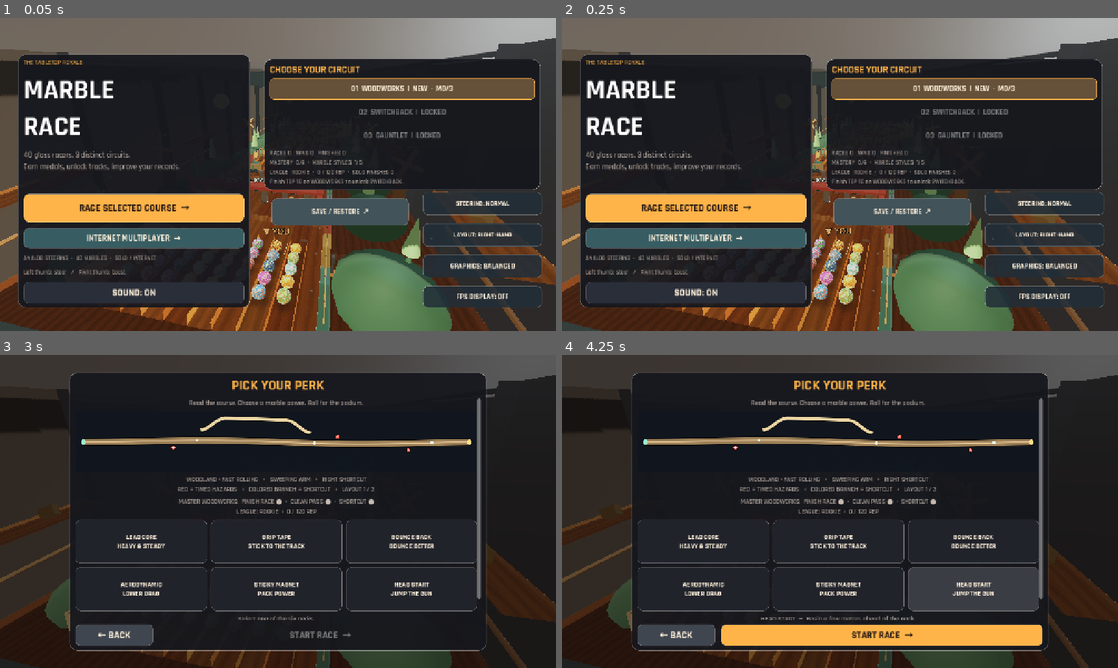
Above: before the commit, frames 1-4 (two rows, left to right).
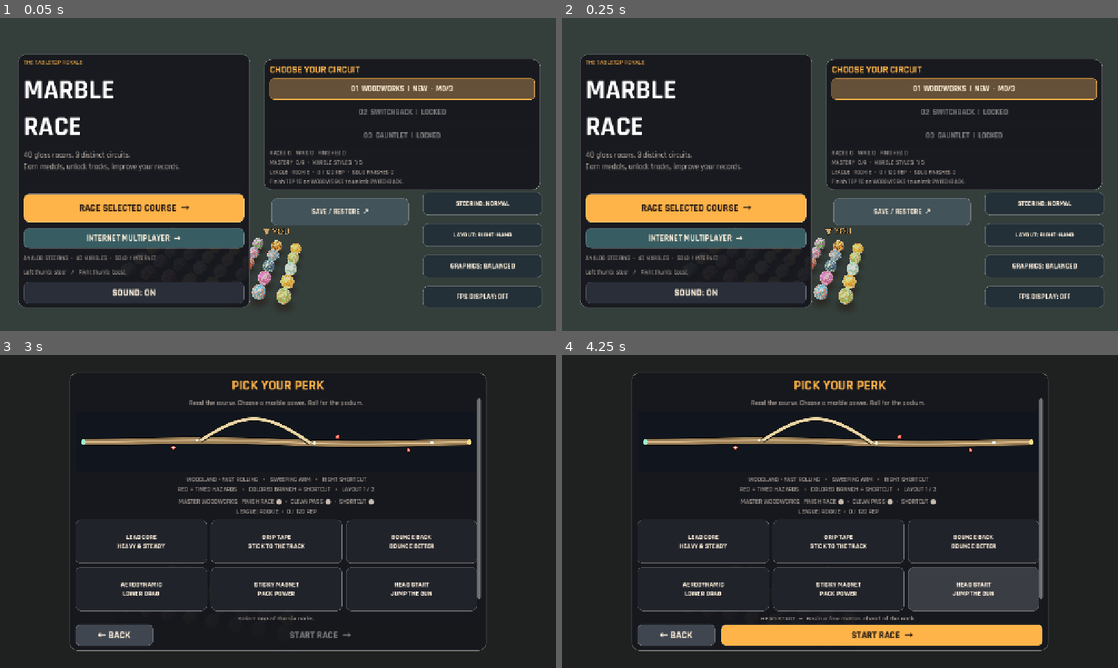
Above: after the commit, the same moments.

Repository: dbrckk/Marble-race-
Game: Godot game, scene res://scenes/main.tscn
Two runs of this game, one before a commit and one after it. Both use one fixed random seed, a clock stepped at 60 frames per second and the inputs below.
Inputs:
- Up to frame 1 (0.05 s): no input
- Up to frame 2 (0.25 s): no input
- Up to frame 3 (3 s): click "STEERING: NORMAL" at 0.5 s; click "01 WOODWORKS | NEW · M0/3" at 1.25 s; click "01 WOODWORKS | NEW · M0/3" at 2 s; click "RACE SELECTED COURSE →" at 2.75 s
- Up to frame 4 (4.25 s): click "HEAD START JUMP THE GUN" at 3.5 s

The runs differ from the first frame. In frame 1, 31% of the frame differs, in the area x 0-100%, y 0-100%; in frame 2, 31%; in frame 3, 12%; in frame 4, 12%.
Error after the commit: Invalid call to function 'register_plank' in base 'Node3D (track_surface.gd)'. Expected 2 argument(s). (res://scripts/game.gd:502)

Commit message:
Add true biome-specific 3D course relief with matching physical and GPU instanced road slopes

Diff:
--- a/scripts/game.gd
+++ b/scripts/game.gd
@@ -353,7 +353,10 @@
     return TRACK_NAMES[selected_track]
 
 func height_at(z: float) -> float:
-    return z * SLOPE
+    return TrackPath.height_at(z,selected_track)
+
+func track_grade_at(z: float) -> float:
+    return TrackPath.grade_at(z,selected_track)
 
 func track_center_at(z: float) -> float:
     # Identical centerline across local clients, bots and authoritative server.
@@ -416,7 +419,7 @@
         holder = Node3D.new()
     holder.position = location
     if tilt:
-        holder.rotation.x = -atan(SLOPE)
+        holder.rotation.x = -atan(track_grade_at(location.z))
     if show_art:
         var art := MeshInstance3D.new()
         var bevel := minf(0.11, minf(dimensions.x, minf(dimensions.y, dimensions.z)) * 0.12)
@@ -481,7 +484,6 @@
     track_surface = TrackSurface.new()
     track_surface.name = "InstancedTrackSurface"
     board.add_child(track_surface)
-    var incline = -atan(SLOPE)
     for section in range(SEGMENTS):
         var center_z = 8.0 - float(section) * SEGMENT_LENGTH
         var section_node = Node3D.new()
@@ -497,10 +499,10 @@
             # the exact original independent tilted BoxShape3D collider.
             _box(section_node,plank_at,
                 Vector3(1.315,0.65,SEGMENT_LENGTH+0.08),_wood_mat(shade),true,true,false)
-            track_surface.register_plank(plank_at+section_node.position,material_index)
+            track_surface.register_plank(plank_at+section_node.position,material_index,track_grade_at(center_z))
             for j in range(2):
                 var z: float = center_z+(float(j)-0.5)*4.4
-                track_surface.register_groove(Vector3(x-0.34+(j%2)*0.31+section_node.position.x,height_at(z)+0.005,z))
+                track_surface.register_groove(Vector3(x-0.34+(j%2)*0.31+section_node.position.x,height_at(z)+0.005,z),track_grade_at(z))
         for side in [-1,1]:
             for rail_piece in range(3):
                 # Physical fork and merger through two full-width portals.
@@ -512,7 +514,7 @@
                 var pos := Vector3(side*6.84,height_at(z)+0.58,z)
                 _box(section_node,pos,Vector3(0.57,1.26,4.04),
                     _lacquer(BARRIER_COLORS[color_idx]),true,true,false)
-                track_surface.register_rail(pos+section_node.position,color_idx)
+                track_surface.register_rail(pos+section_node.position,color_idx,track_grade_at(z))
         if section in [3, 9, 14]:
             _terrain_ramp(section_node,center_z,section)
         if section > 0 and section < SEGMENTS - 3:
